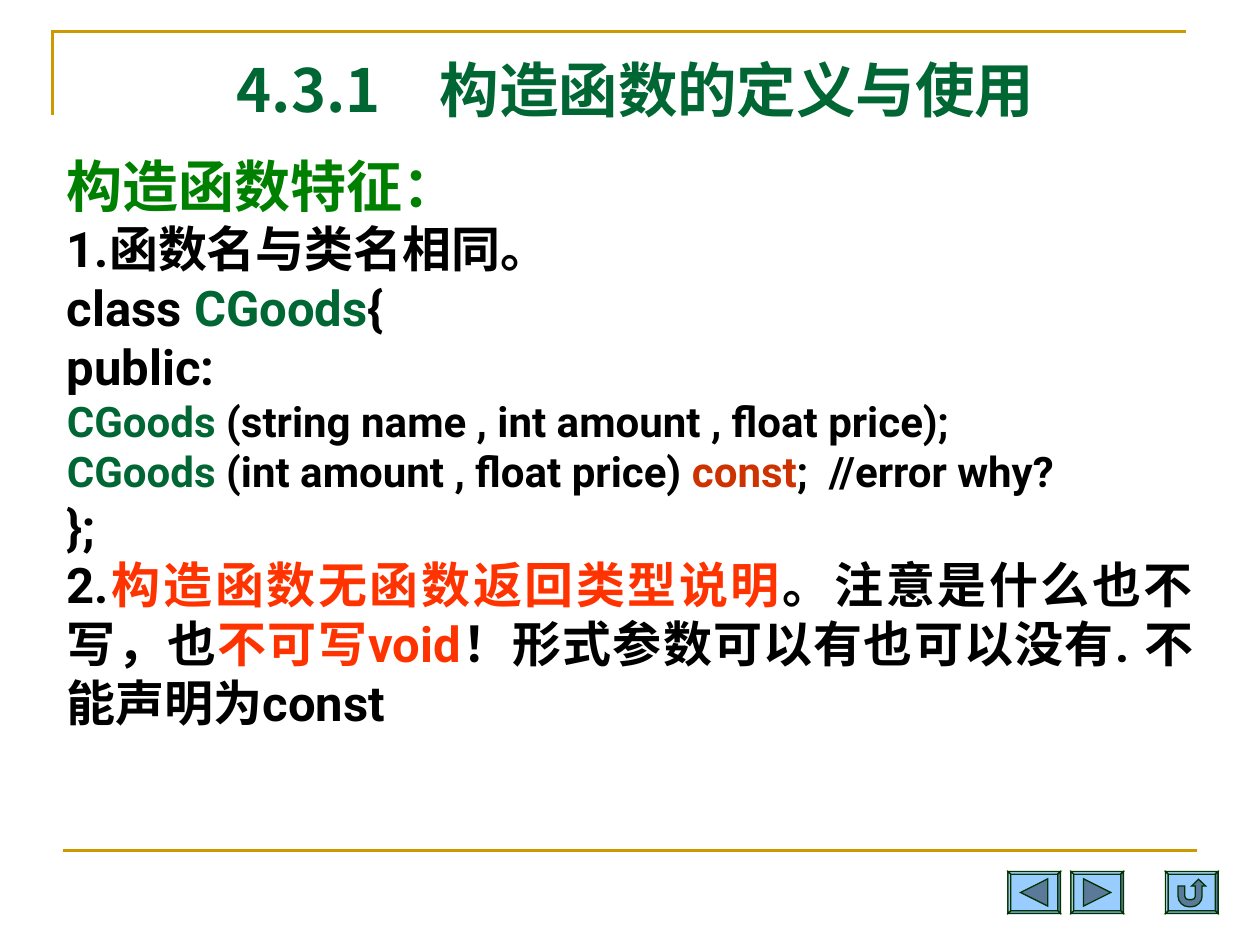
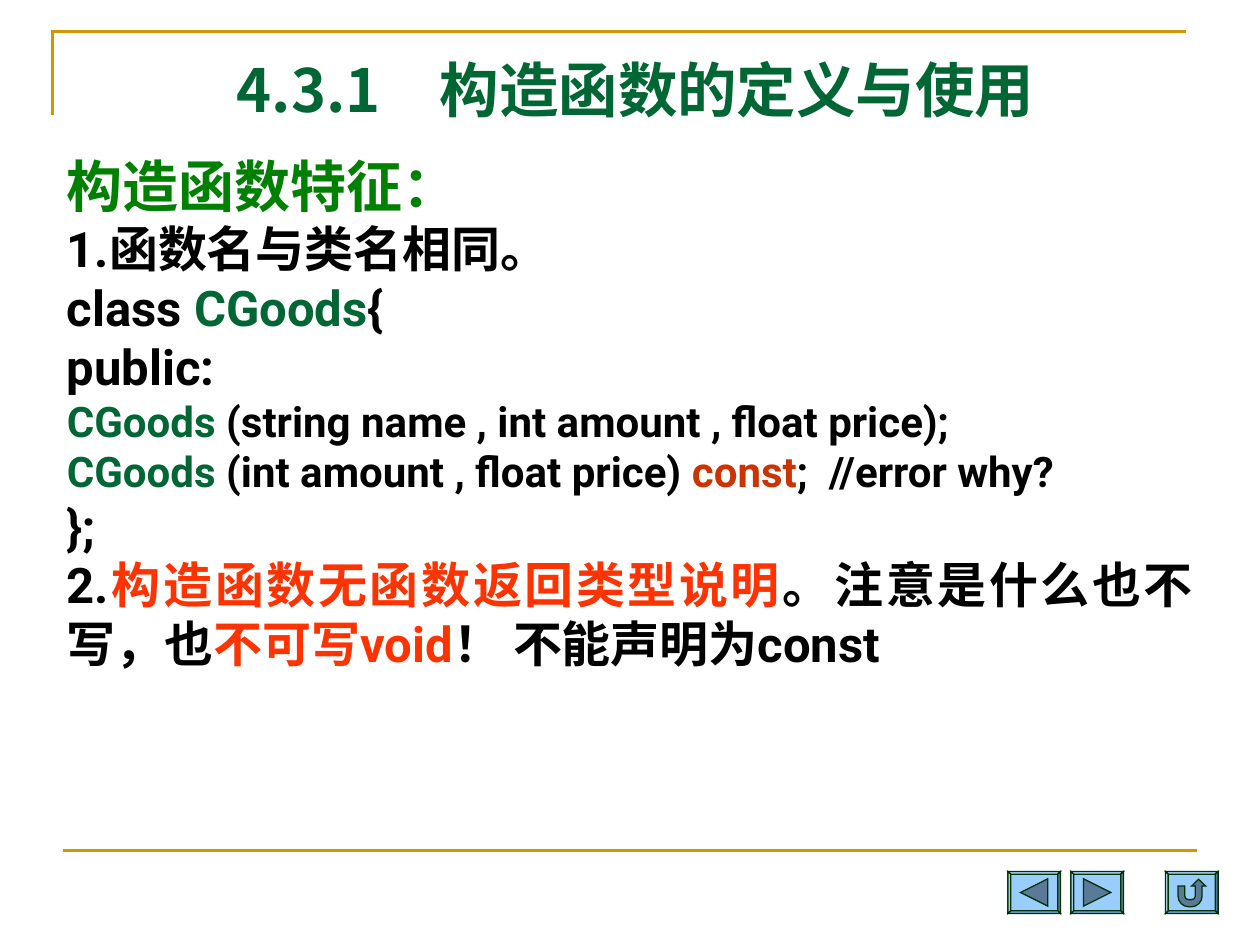
Before and after one commit to Changhe160/Changhe160.github.io, a slide deck: slide 17 of teachingRes/Cplusplus/unit04类与对象.ppt (slide 19 before the commit). Drawn at 1260x945 pixels with LibreOffice and Linux fonts; fonts in the diff are those of the drawing. Boxes give left, top, right and bottom in pixels: in the first picture for what was removed or moved away, otherwise in the second. Text is boxed around its words. In the diff, an @@ line names an element or a change of style, - is before the commit and + after.

```diff
--- a/teachingRes/Cplusplus/unit04类与对象.ppt
+++ b/teachingRes/Cplusplus/unit04类与对象.ppt
@@ text at [67, 561, 1193, 669]: text changed @@
-2.构造函数无函数返回类型说明。注意是什么也不写，也不可写void！形式参数可以有也可以没有. 不能声明为const
+2.构造函数无函数返回类型说明。注意是什么也不写，也不可写void！ 不能声明为const
```
Also in this commit, not shown: 18 other slides changed, 6 slides removed.
